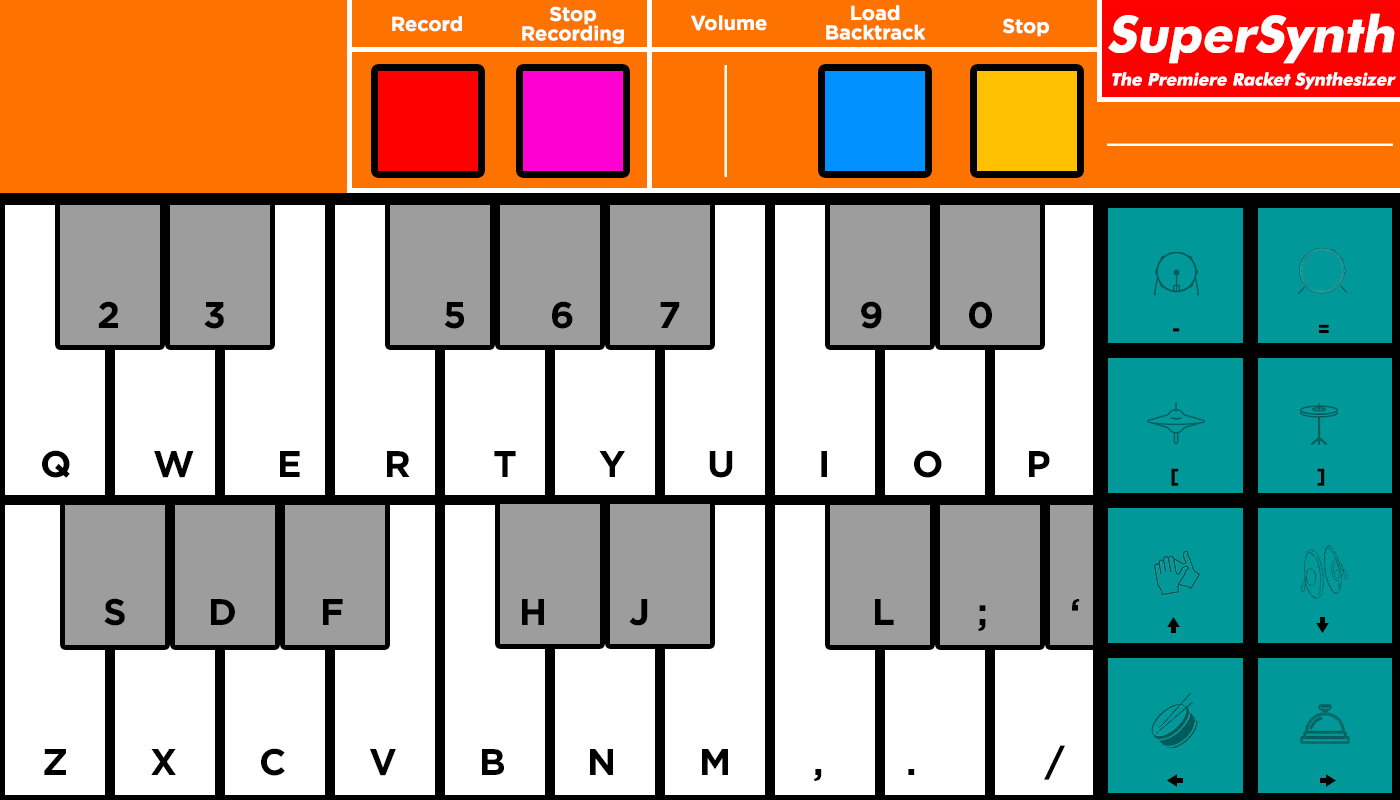
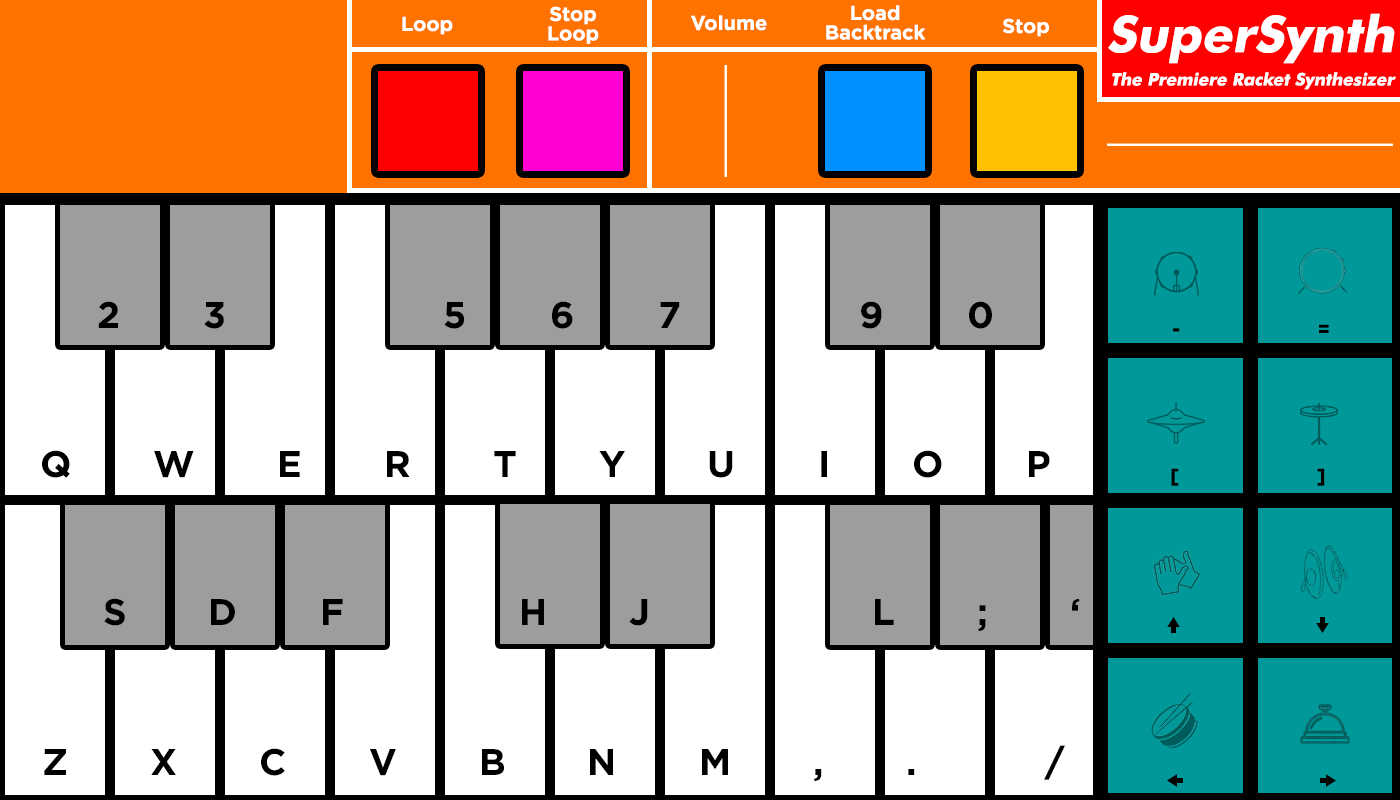
The second 1400 x 800 image is a revision of the first. Changes to its layers:
renamed "Stop Recording" to "Stop Loop", painted on it over [522, 25, 624, 44]
renamed "Record" to "Loop", painted on it over [392, 16, 462, 35]
